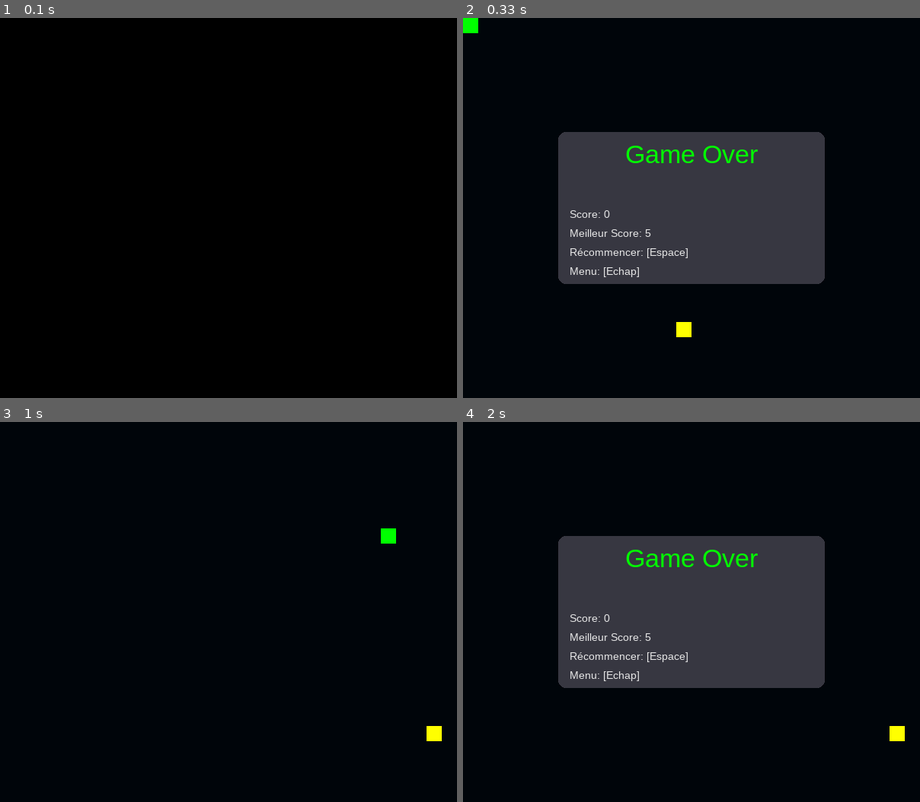
Above: before the commit, frames 1-4 (two rows, left to right).
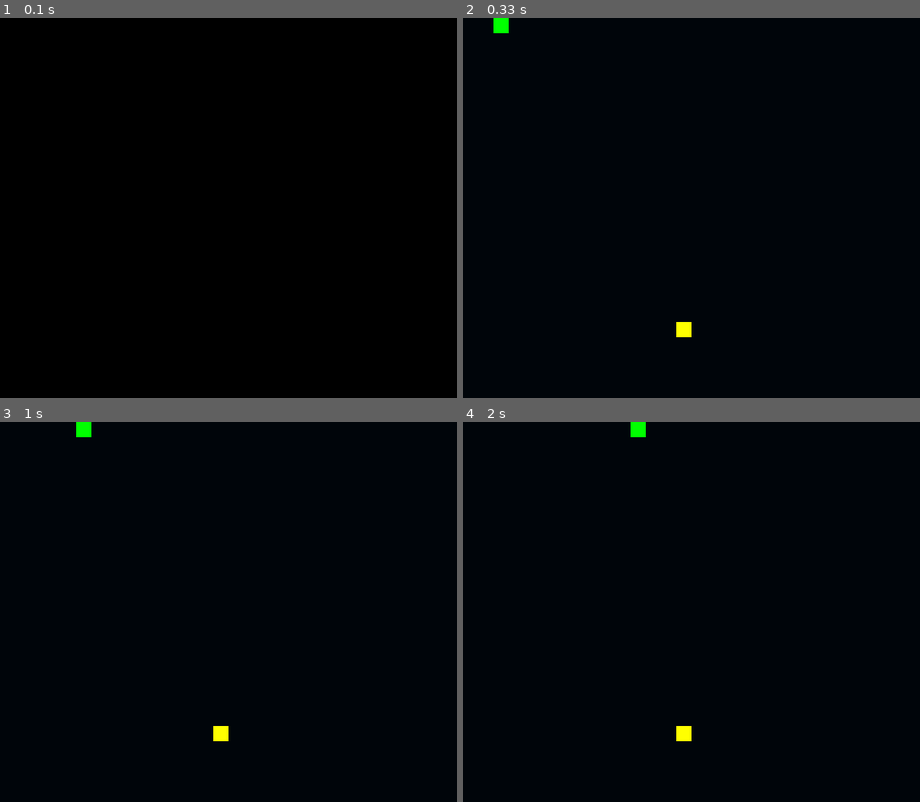
Above: after the commit, the same moments.

Repository: Yt027/Test-Projects
Game: pygame game, started from Python/Snake/main.py
Two runs of this game, one before a commit and one after it. Both use one fixed random seed, a clock stepped at 60 frames per second and the inputs below.
Inputs:
- Up to frame 1 (0.1 s): no input
- Up to frame 2 (0.33 s): no input
- Up to frame 3 (1 s): hold Space 0.33-0.8 s; hold Right 0.33-0.8 s; tap Enter at 0.83 s
- Up to frame 4 (2 s): hold Up from 1.83 s (still down)

Frame 1 is identical in both runs. In frame 2, 24% of the frame differs, in the area x 0-80%, y 0-70%; in frame 3, 0.5%; in frame 4, 24%, in the area x 20-97%, y 0-84%.

Commit message:
Minor bugs corrected

Diff:
--- a/Python/Snake/main.py
+++ b/Python/Snake/main.py
@@ -41,14 +41,8 @@
 
 def main():
     global score, bloc, screen, game_over, hight_score
-    game_over = True
     # Variables
-    snake = [
-            {
-                "x": 0,
-                "y": 0
-            }
-        ]
+    snake = [generatePos()]
     food = generatePos()
 
     direction = ""
@@ -69,12 +63,16 @@
                 elif event.key == pygame.K_UP and direction != "d" and not game_over:
                     direction = "u"
 
-                if event.key == pygame.K_SPACE:
+                elif event.key == pygame.K_SPACE:
                     if game_over:
                         snake = [generatePos()]
                         food = generatePos()
                         score = 0
                         game_over = False
+
+                elif event.key == pygame.K_ESCAPE:
+                    quit()
+                    sys.exit()
 
         # Moving Snake's head to direction
         if not game_over:
@@ -180,7 +178,7 @@
             screen.blit(game_over_restart, game_over_restart_rect)
 
             # Menu
-            game_over_hight_score = fonts["text"].render("Menu: [Echap]", (230, 230, 230))
+            game_over_hight_score = fonts["text"].render("Quitter: [Echap]", (230, 230, 230))
             game_over_hight_score_rect = game_over_hight_score.get_rect(left=game_over_board.x + 15, top=game_over_board.y + 175)
             screen.blit(game_over_hight_score, game_over_hight_score_rect)
 
